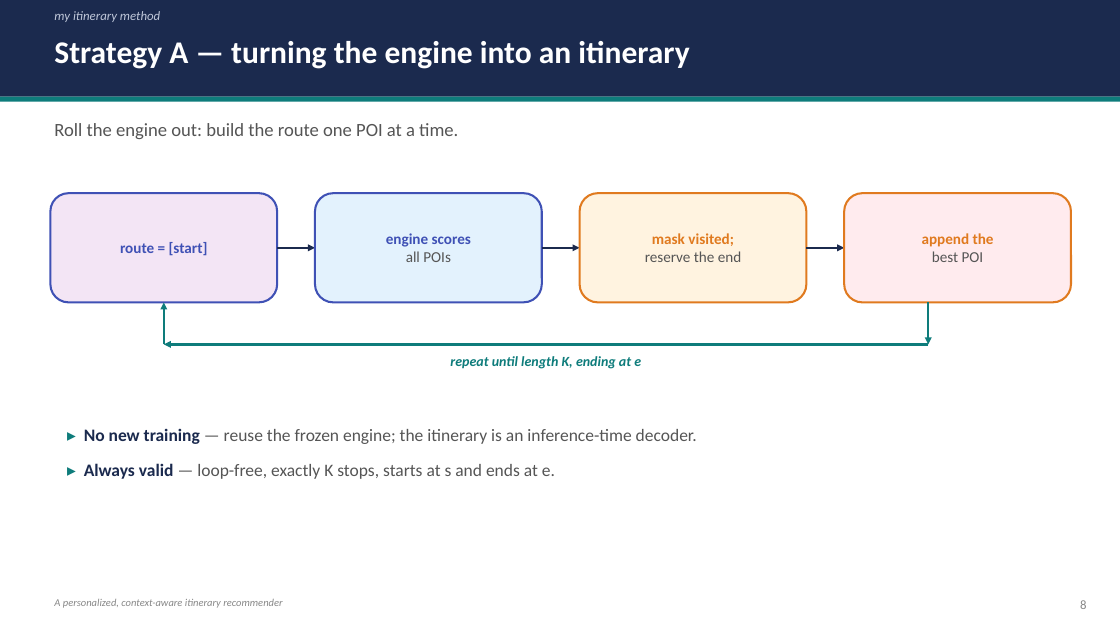
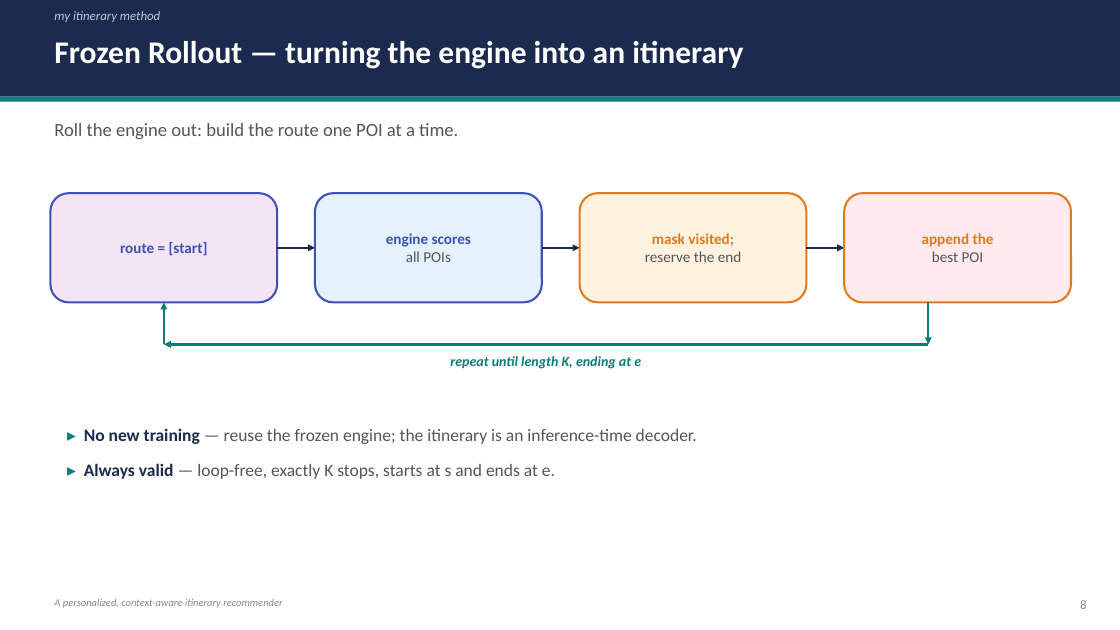
Before and after one commit to 6ym6n/PFE_IMPLEMTATION, a slide deck: slide 8 of presentation/strategy_d/model_slides.pptx. Drawn at 1120x630 pixels with LibreOffice and Linux fonts; fonts in the diff are those of the drawing. Boxes give left, top, right and bottom in pixels: in the first picture for what was removed or moved away, otherwise in the second. Text is boxed around its words. In the diff, an @@ line names an element or a change of style, - is before the commit and + after.

```diff
--- a/presentation/strategy_d/model_slides.pptx
+++ b/presentation/strategy_d/model_slides.pptx
@@ text at bbox=[54, 41, 743, 69]: text changed @@
-Strategy A — turning the engine into an itinerary
+Frozen Rollout — turning the engine into an itinerary
```
Also in this commit, not shown: 7 other slides changed, 3 other files.
